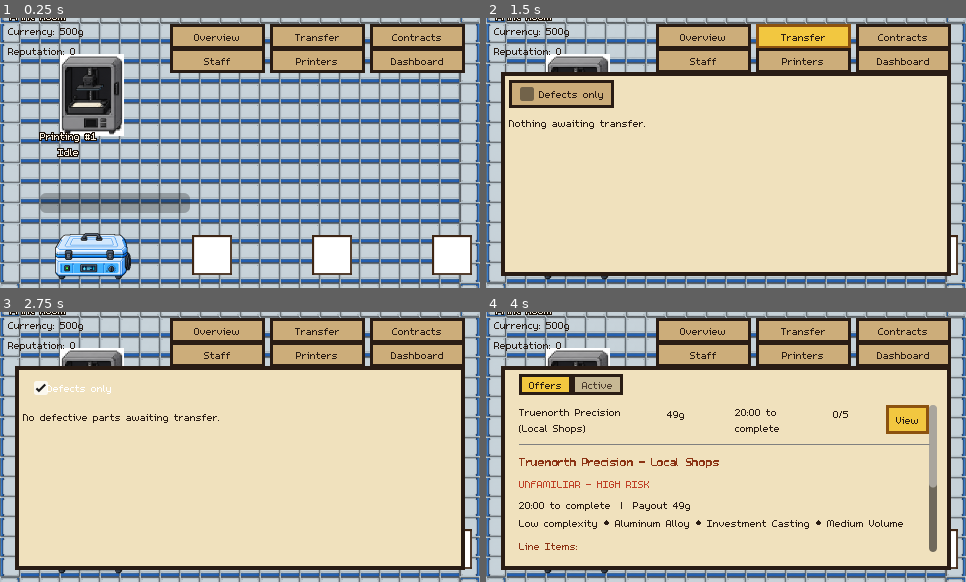
Above: before the commit, frames 1-4 (two rows, left to right).
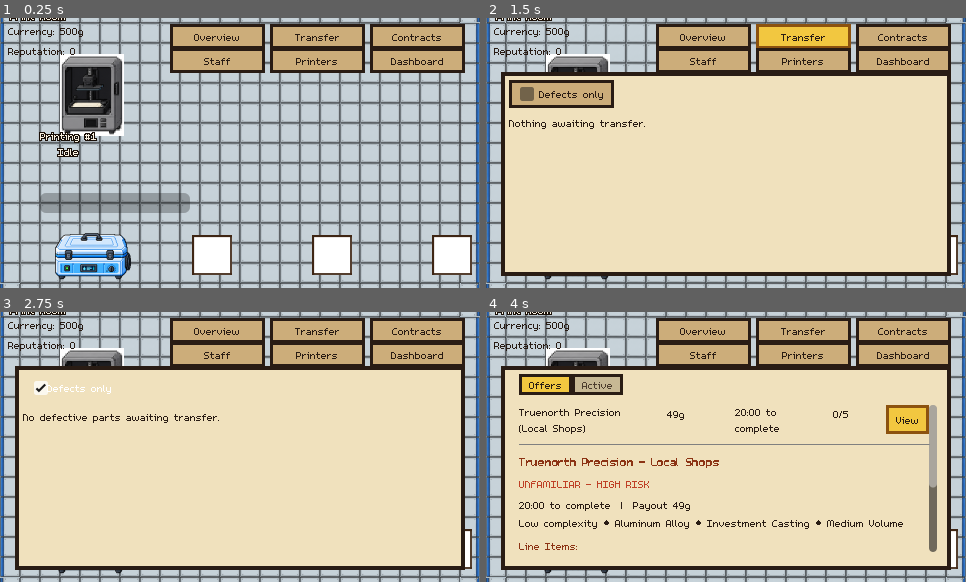
Above: after the commit, the same moments.

Repository: carverweirick/foundry-mobile-game
Game: Godot game, scene res://scenes/main.tscn
The game is run twice, just before and just after one commit, with the same random seed, the same clock (stepped at 60 frames per second) and the same inputs.
Inputs:
- Up to frame 1 (0.25 s): no input
- Up to frame 2 (1.5 s): click "Overview" at 0.5 s; click "Transfer" at 1.25 s
- Up to frame 3 (2.75 s): click "Defects only" at 2 s
- Up to frame 4 (4 s): click "Contracts" at 2.75 s; click "View" at 3.5 s

The runs differ from the first frame. In frame 1, 17% of the frame differs, in the area x 0-100%, y 0-100%; in frame 2, 3.6%; in frame 3, 3.6%; in frame 4, 3.6%.

Commit message:
Pick floor tiles by number: tile 1 main, tile 8 corners, tile 11 edges
Direct request: "use tile 1 for the main floor sections, use tile 8
for the corners, and use tile 11 for the outlines of zones."

Confirmed the numbered floor_tile_NN.png files (1-25, already sliced
on disk) map row-major onto print_room_floor_tileset_packed.png's 5x5
grid via an exact pixel-diff (tile N = atlas coords ((N-1)%5,
(N-1)/5)):
- TILE_MAIN (was TILE_PLAIN) = tile 1 = atlas (0,0)
- TILE_CORNER = tile 8 = atlas (2,1)
- TILE_EDGE = tile 11 = atlas (0,2)

Tile 8's accent defaults to a bottom-left L rather than the previous
corner tile's top-left, so _edge_tile_for()'s corner rotation mapping
was rederived (BL=0/TL=90/TR=180/BR=270) and verified headless:
Print Room's own top-left corner cell now renders at 90 degrees, its
bottom-right at 270.

Co-Authored-By: Claude Sonnet 5 <noreply@anthropic.com>
Claude-Session: https://claude.ai/code/session_01JVo4V5woxRQb6BmWzsoiCF

Diff:
--- a/scenes/main.gd
+++ b/scenes/main.gd
@@ -393,7 +393,7 @@
 ## on disk (assets/sprites/floor_tiles/print_room_floor_tileset_packed.png,
 ## a 5x5 grid of 180x180 tiles - generic industrial floor art, not
 ## Print-Room-specific despite the filename). Every interior cell (room or
-## hallway alike) uses the same plain tile (TILE_PLAIN) - an earlier version
+## hallway alike) uses the same plain tile (TILE_MAIN) - an earlier version
 ## of this pass used a weighted-random mix of vents/hazard stripes/markers
 ## for variety, but that read as cluttered/messy once actually seen on
 ## screen (direct feedback: "get rid of your attempt of livening the shop
@@ -413,10 +413,15 @@
 const ROOM_TILE_TEXTURE: Texture2D = preload("res://assets/sprites/floor_tiles/print_room_floor_tileset_packed.png")
 const ROOM_TILE_SOURCE_SIZE: int = 180
 
-## Atlas coordinates (col, row), 0-indexed, matching the 5x5 sheet.
-const TILE_EDGE := Vector2i(0, 1)     # straight edge, accent line on the left by default
-const TILE_CORNER := Vector2i(1, 1)   # corner, accent line forming a top-left L by default
-const TILE_PLAIN := Vector2i(1, 2)    # plain, no accents - the sole interior tile now
+## Atlas coordinates (col, row), 0-indexed, matching the 5x5 sheet - picked
+## by number this session (direct request: "use tile 1 for the main floor
+## sections, use tile 8 for the corners, and use tile 11 for the outlines of
+## zones"; floor_tile_NN.png files on disk are numbered 1-25 row-major,
+## confirmed by an exact pixel-diff match against print_room_floor_tileset_
+## packed.png's own 5x5 grid - tile N is atlas coords ((N-1)%5, (N-1)/5)).
+const TILE_MAIN := Vector2i(0, 0)     # tile 1 - plain bolted panel, the main/interior floor tile
+const TILE_CORNER := Vector2i(2, 1)   # tile 8 - corner, accent line forming a bottom-left L by default
+const TILE_EDGE := Vector2i(0, 2)     # tile 11 - straight edge, accent line on the left by default
 
 ## Every designated zone that gets its own perimeter outline and tint - the
 ## hallway isn't in this list, it's just whatever cell belongs to none of
@@ -456,12 +461,15 @@
 	var is_right := local_cx == cells_wide - 1
 
 	if (is_top or is_bottom) and (is_left or is_right):
-		var rot := 0.0 # top-left, the tile's own default orientation
-		if is_top and is_right:
+		# TILE_CORNER's own accent defaults to a bottom-left L, not top-left -
+		# rotation mapping is BL=0/TL=90/TR=180/BR=270, verified against the
+		# tile's actual corner-point position under Godot's rotation matrix.
+		var rot := 0.0 # bottom-left, the tile's own default orientation
+		if is_top and is_left:
 			rot = 90.0
+		elif is_top and is_right:
+			rot = 180.0
 		elif is_bottom and is_right:
-			rot = 180.0
-		elif is_bottom and is_left:
 			rot = 270.0
 		return {"atlas": TILE_CORNER, "rotation": rot}
 	if is_top:
@@ -472,7 +480,7 @@
 		return {"atlas": TILE_EDGE, "rotation": 0.0} # left is the default orientation
 	if is_right:
 		return {"atlas": TILE_EDGE, "rotation": 180.0}
-	return {"atlas": TILE_PLAIN, "rotation": 0.0}
+	return {"atlas": TILE_MAIN, "rotation": 0.0}
 
 
 func _build_full_floor_tiles() -> void:
Not shown, changed: CLAUDE.md
